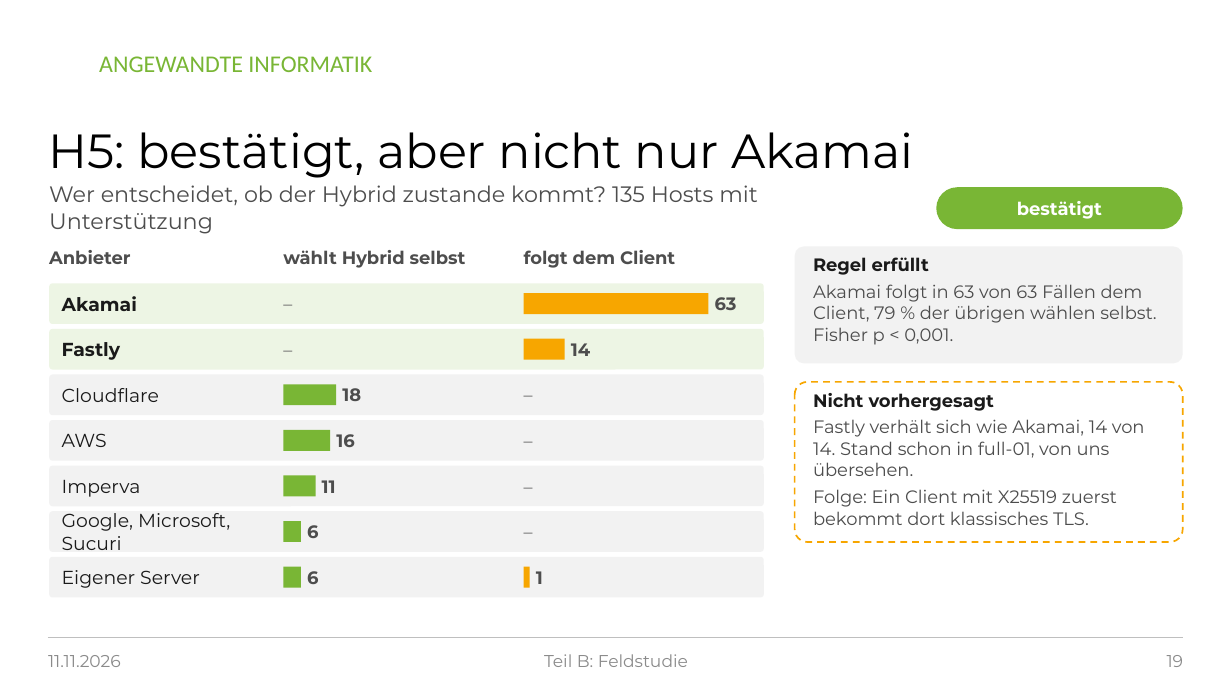
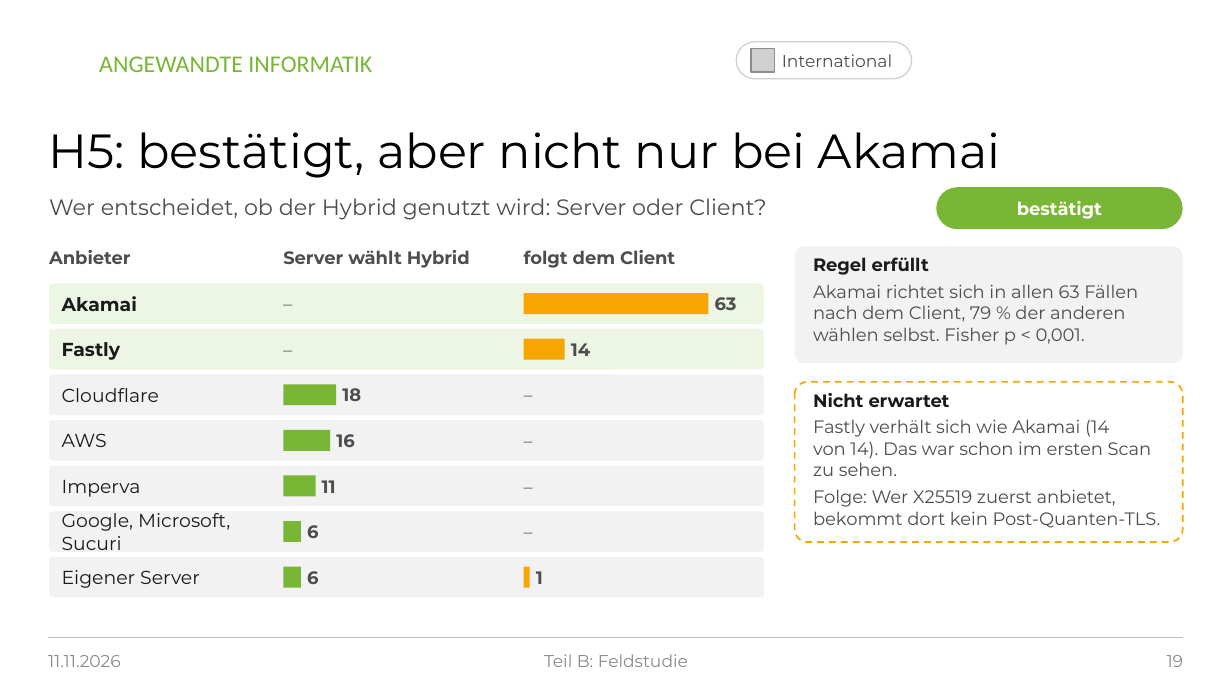
Before and after one commit to raphi98/singer-postquantum-experiment, a slide deck: slide 19 of praesentation/PQ-TLS_Praesentation_2026-11-11.pptx. Drawn at 1232x693 pixels with LibreOffice and Linux fonts; fonts in the diff are those of the drawing; grey boxes stand for pictures; background and template pictures are left out. Boxes give left, top, right and bottom in pixels: in the first picture for what was removed or moved away, otherwise in the second. Text is boxed around its words. In the diff, an @@ line names an element or a change of style, - is before the commit and + after.

```diff
--- a/praesentation/PQ-TLS_Praesentation_2026-11-11.pptx
+++ b/praesentation/PQ-TLS_Praesentation_2026-11-11.pptx
@@ rounded rectangle added at (737, 42, 912, 79), fill #FFFFFF, outline #D0D0D0 0.75 pt @@
@@ picture added at (752, 49, 775, 73) @@
@@ text added at (782, 54, 892, 67), 10 pt, text #4D4D4D @@
+International
@@ title at (49, 132, 1001, 178): text changed @@
-H5: bestätigt, aber nicht nur Akamai
+H5: bestätigt, aber nicht nur bei Akamai
@@ text at (49, 198, 767, 220): text changed @@
-Wer entscheidet, ob der Hybrid zustande kommt? 135 Hosts mit Unterstützung
+Wer entscheidet, ob der Hybrid genutzt wird: Server oder Client?
@@ text at (283, 250, 470, 268): text changed @@
-wählt Hybrid selbst
+Server wählt Hybrid
@@ text at (813, 284, 1138, 345): text changed @@
-Akamai folgt in 63 von 63 Fällen dem Client, 79 % der übrigen wählen selbst. Fisher p < 0,001.
+Akamai richtet sich in allen 63 Fällen nach dem Client, 79 % der anderen wählen selbst. Fisher p < 0,001.
@@ text at (813, 393, 1161, 528): text changed @@
-Nicht vorhergesagt
-Fastly verhält sich wie Akamai, 14 von 14. Stand schon in full-01, von uns übersehen.
-Folge: Ein Client mit X25519 zuerst bekommt dort klassisches TLS.
+Nicht erwartet
+Fastly verhält sich wie Akamai (14 von 14). Das war schon im ersten Scan zu sehen.
+Folge: Wer X25519 zuerst anbietet, bekommt dort kein Post-Quanten-TLS.
```
Also in this commit, not shown: 22 other slides changed, 2 other files.
